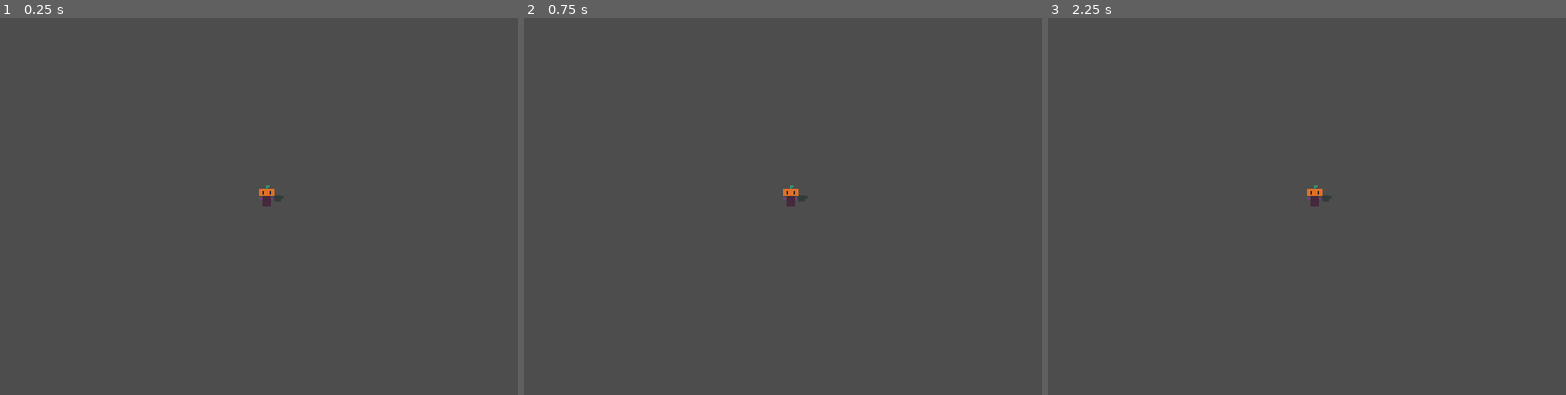
Above: before the commit, frames 1-3 (left to right).
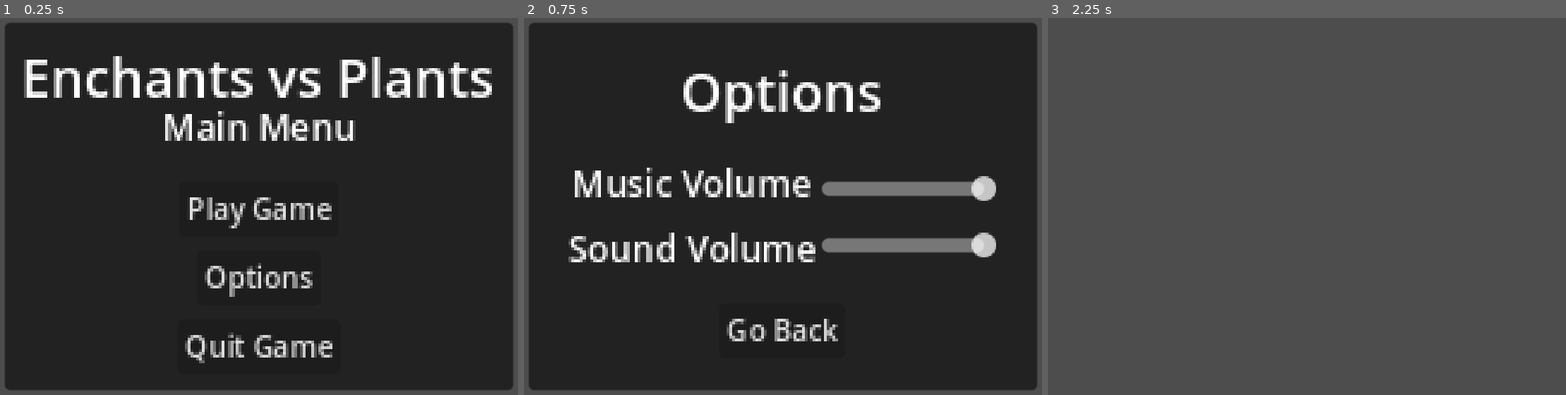
Above: after the commit, the same moments.

Repository: FloweryAndy/Enchants-vs-Plants
Game: Godot game, scene res://main.tscn
Same seed, same stepped clock (60 frames per second), same inputs: the game is played once before the commit and once after it.
Inputs (mouse positions are in pixels of both pictures, inside the frame that each line leads up to):
- Up to frame 1 (0.25 s): no input
- Up to frame 2 (0.75 s): click (783, 278) at 0.5 s, where only the run after the commit has a clickable "Options"
- Up to frame 3 (2.25 s): click (1307, 330) at 1.25 s, where only the run after the commit has a clickable "Go Back"; click (1307, 210) at 2 s, where only the run after the commit has a clickable "Play Game"

The runs differ from the first frame. In frame 1, 94% of the frame differs, in the area x 0-100%, y 1-99%; in frame 2, 94%; in frame 3, 0.1%.

Commit message:
Finished main_menu.gd

Diff:
--- a/Objects/Character/player.tscn
+++ b/Objects/Character/player.tscn
@@ -1,9 +1,8 @@
-[gd_scene load_steps=6 format=3 uid="uid://uyvhu153r61e"]
+[gd_scene load_steps=5 format=3 uid="uid://uyvhu153r61e"]
 
 [ext_resource type="Texture2D" uid="uid://dox8j4w6psj6r" path="res://Art/Sprite16/player.png" id="1_76i8o"]
 [ext_resource type="Script" path="res://Objects/Character/player.gd" id="1_ftvi2"]
 [ext_resource type="PackedScene" uid="uid://c161anki8ua2t" path="res://Objects/Character/watering_can.tscn" id="2_bxkwo"]
-[ext_resource type="Script" path="res://Objects/Character/watering_can.gd" id="3_1h52i"]
 
 [sub_resource type="RectangleShape2D" id="RectangleShape2D_j4ch1"]
 size = Vector2(5, 6)
@@ -20,4 +19,3 @@
 shape = SubResource("RectangleShape2D_j4ch1")
 
 [node name="WateringCan" parent="." instance=ExtResource("2_bxkwo")]
-script = ExtResource("3_1h52i")
--- a/Objects/Character/watering_can.tscn
+++ b/Objects/Character/watering_can.tscn
@@ -34,6 +34,7 @@
 
 [node name="Sprite2D" type="Sprite2D" parent="."]
 position = Vector2(-6, -1)
+rotation = 0.11542
 scale = Vector2(0.5, 0.5)
 texture = ExtResource("1_t07n3")
 offset = Vector2(6, 0)
--- /dev/null
+++ b/Resource/bus_layout.tres
@@ -0,0 +1,15 @@
+[gd_resource type="AudioBusLayout" format=3 uid="uid://cn055rdj0ps8m"]
+
+[resource]
+bus/1/name = &"Music"
+bus/1/solo = false
+bus/1/mute = false
+bus/1/bypass_fx = false
+bus/1/volume_db = 0.0
+bus/1/send = &"Master"
+bus/2/name = &"Sound"
+bus/2/solo = false
+bus/2/mute = false
+bus/2/bypass_fx = false
+bus/2/volume_db = 0.0
+bus/2/send = &"Master"
--- a/UI/main_menu.gd
+++ b/UI/main_menu.gd
@@ -1 +1,29 @@
 extends Control
+
+@onready var main_menu_music = $MainMenuMusic
+@onready var tab_container = $"MarginContainer/PanelContainer/TabContainer"
+
+func start_game():
+	visible = false
+	$"..".process_mode = Node.PROCESS_MODE_INHERIT
+
+func exit_game():
+	get_tree().quit()
+
+func _on_sound_volume_slider_value_changed(value:float):
+	AudioServer.set_bus_volume_db(2, value)
+
+func _on_music_volume_slider_value_changed(value:float):
+	AudioServer.set_bus_volume_db(1, value)
+
+func _on_quit_game_button_pressed():
+	exit_game()
+
+func _on_options_button_pressed():
+	tab_container.current_tab = 1
+
+func _on_play_game_button_pressed():
+	start_game()
+
+func _on_back_button_pressed():
+	tab_container.current_tab = 0
--- a/UI/main_menu.tscn
+++ b/UI/main_menu.tscn
@@ -2,9 +2,138 @@
 
 [ext_resource type="Script" path="res://UI/main_menu.gd" id="1_oymer"]
 
-[node name="Main Menu" type="Control"]
+[node name="MainMenu" type="Control"]
+process_mode = 2
 layout_mode = 3
-anchors_preset = 0
-offset_right = 40.0
-offset_bottom = 40.0
+anchors_preset = 15
+anchor_right = 1.0
+anchor_bottom = 1.0
+offset_right = -960.0
+offset_bottom = -720.0
+grow_horizontal = 2
+grow_vertical = 2
 script = ExtResource("1_oymer")
+
+[node name="MainMenuMusic" type="AudioStreamPlayer" parent="."]
+
+[node name="MarginContainer" type="MarginContainer" parent="."]
+layout_mode = 1
+anchors_preset = 15
+anchor_right = 1.0
+anchor_bottom = 1.0
+grow_horizontal = 2
+grow_vertical = 2
+theme_override_constants/margin_left = 16
+theme_override_constants/margin_top = 16
+theme_override_constants/margin_right = 16
+theme_override_constants/margin_bottom = 16
+
+[node name="PanelContainer" type="PanelContainer" parent="MarginContainer"]
+layout_mode = 2
+
+[node name="TabContainer" type="TabContainer" parent="MarginContainer/PanelContainer"]
+layout_mode = 2
+tabs_visible = false
+
+[node name="Main" type="VBoxContainer" parent="MarginContainer/PanelContainer/TabContainer"]
+layout_mode = 2
+theme_override_constants/separation = 16
+alignment = 1
+
+[node name="VBoxContainer" type="VBoxContainer" parent="MarginContainer/PanelContainer/TabContainer/Main"]
+layout_mode = 2
+theme_override_constants/separation = -8
+alignment = 1
+
+[node name="Title" type="Label" parent="MarginContainer/PanelContainer/TabContainer/Main/VBoxContainer"]
+layout_mode = 2
+theme_override_font_sizes/font_size = 30
+text = "Enchants vs Plants"
+horizontal_alignment = 1
+
+[node name="Subtitle" type="Label" parent="MarginContainer/PanelContainer/TabContainer/Main/VBoxContainer"]
+layout_mode = 2
+theme_override_font_sizes/font_size = 20
+text = "Main Menu"
+horizontal_alignment = 1
+
+[node name="VBoxContainer2" type="VBoxContainer" parent="MarginContainer/PanelContainer/TabContainer/Main"]
+layout_mode = 2
+theme_override_constants/separation = 8
+
+[node name="PlayGameButton" type="Button" parent="MarginContainer/PanelContainer/TabContainer/Main/VBoxContainer2"]
+layout_mode = 2
+size_flags_horizontal = 4
+text = "Play Game"
+
+[node name="OptionsButton" type="Button" parent="MarginContainer/PanelContainer/TabContainer/Main/VBoxContainer2"]
+layout_mode = 2
+size_flags_horizontal = 4
+text = "Options"
+
+[node name="QuitGameButton" type="Button" parent="MarginContainer/PanelContainer/TabContainer/Main/VBoxContainer2"]
+layout_mode = 2
+size_flags_horizontal = 4
+text = "Quit Game"
+
+[node name="Options" type="VBoxContainer" parent="MarginContainer/PanelContainer/TabContainer"]
+visible = false
+layout_mode = 2
+theme_override_constants/separation = 16
+alignment = 1
+
+[node name="Title" type="Label" parent="MarginContainer/PanelContainer/TabContainer/Options"]
+layout_mode = 2
+theme_override_font_sizes/font_size = 30
+text = "Options"
+horizontal_alignment = 1
+
+[node name="HBoxContainer" type="HBoxContainer" parent="MarginContainer/PanelContainer/TabContainer/Options"]
+layout_mode = 2
+alignment = 1
+
+[node name="VBoxContainer" type="VBoxContainer" parent="MarginContainer/PanelContainer/TabContainer/Options/HBoxContainer"]
+layout_mode = 2
+theme_override_constants/separation = 8
+alignment = 1
+
+[node name="MusicVolumeLabel" type="Label" parent="MarginContainer/PanelContainer/TabContainer/Options/HBoxContainer/VBoxContainer"]
+layout_mode = 2
+size_flags_horizontal = 4
+theme_override_font_sizes/font_size = 20
+text = "Music Volume"
+
+[node name="SoundVolumeLabel" type="Label" parent="MarginContainer/PanelContainer/TabContainer/Options/HBoxContainer/VBoxContainer"]
+layout_mode = 2
+size_flags_horizontal = 4
+theme_override_font_sizes/font_size = 20
+text = "Sound Volume"
+
+[node name="VBoxContainer2" type="VBoxContainer" parent="MarginContainer/PanelContainer/TabContainer/Options/HBoxContainer"]
+layout_mode = 2
+theme_override_constants/separation = 16
+alignment = 1
+
+[node name="MusicVolumeSlider" type="HSlider" parent="MarginContainer/PanelContainer/TabContainer/Options/HBoxContainer/VBoxContainer2"]
+custom_minimum_size = Vector2(100, 0)
+layout_mode = 2
+min_value = -100.0
+max_value = 0.0
+
+[node name="SoundVolumeSlider" type="HSlider" parent="MarginContainer/PanelContainer/TabContainer/Options/HBoxContainer/VBoxContainer2"]
+custom_minimum_size = Vector2(100, 0)
+layout_mode = 2
+min_value = -100.0
+max_value = 0.0
+
+[node name="BackButton" type="Button" parent="MarginContainer/PanelContainer/TabContainer/Options"]
+layout_mode = 2
+size_flags_horizontal = 4
+text = "Go Back"
+
+[connection signal="pressed" from="MarginContainer/PanelContainer/TabContainer/Main/VBoxContainer2/PlayGameButton" to="." method="_on_play_game_button_pressed"]
+[connection signal="pressed" from="MarginContainer/PanelContainer/TabContainer/Main/VBoxContainer2/OptionsButton" to="." method="_on_options_button_pressed"]
+[connection signal="pressed" from="MarginContainer/PanelContainer/TabContainer/Main/VBoxContainer2/QuitGameButton" to="." method="_on_quit_game_button_pressed"]
+[connection signal="value_changed" from="MarginContainer/PanelContainer/TabContainer/Options/HBoxContainer/VBoxContainer2/MusicVolumeSlider" to="." method="_on_music_volume_slider_value_changed"]
+[connection signal="value_changed" from="MarginContainer/PanelContainer/TabContainer/Options/HBoxContainer/VBoxContainer2/SoundVolumeSlider" to="." method="_on_sound_volume_slider_value_changed"]
+[connection signal="pressed" from="MarginContainer/PanelContainer/TabContainer/Options/BackButton" to="." method="_on_back_button_pressed"]
--- /dev/null
+++ b/default_bus_layout.tres
@@ -0,0 +1,15 @@
+[gd_resource type="AudioBusLayout" format=3 uid="uid://cif211j4bvmst"]
+
+[resource]
+bus/1/name = &"Music"
+bus/1/solo = false
+bus/1/mute = false
+bus/1/bypass_fx = false
+bus/1/volume_db = 0.0
+bus/1/send = &"Master"
+bus/2/name = &"Sound"
+bus/2/solo = false
+bus/2/mute = false
+bus/2/bypass_fx = false
+bus/2/volume_db = 0.0
+bus/2/send = &"Master"
--- a/main.gd
+++ b/main.gd
@@ -1 +1,5 @@
 extends Node
+
+func _input(event):
+	if event.is_action_pressed("escape"):
+		$MainMenu.visible = true
--- a/main.tscn
+++ b/main.tscn
@@ -1,19 +1,18 @@
-[gd_scene load_steps=9 format=3 uid="uid://bw2ae3ab86c"]
+[gd_scene load_steps=6 format=3 uid="uid://bw2ae3ab86c"]
 
 [ext_resource type="Script" path="res://main.gd" id="1_b7y4t"]
 [ext_resource type="PackedScene" uid="uid://uyvhu153r61e" path="res://Objects/Character/player.tscn" id="2_r5syk"]
-[ext_resource type="Script" path="res://Objects/Character/player.gd" id="3_pdwoy"]
 [ext_resource type="PackedScene" uid="uid://behsc24kphsls" path="res://UI/gui.tscn" id="4_12yqc"]
-[ext_resource type="Script" path="res://UI/gui.gd" id="5_u1s21"]
 [ext_resource type="PackedScene" uid="uid://cgcjn564k64cg" path="res://UI/main_menu.tscn" id="6_yti0h"]
-[ext_resource type="Script" path="res://UI/main_menu.gd" id="7_uip7d"]
 
 [sub_resource type="TileSet" id="TileSet_ow2yv"]
 
 [node name="Main" type="Node"]
+process_mode = 4
 script = ExtResource("1_b7y4t")
 
 [node name="Camera2D" type="Camera2D" parent="."]
+offset = Vector2(160, 120)
 zoom = Vector2(4, 4)
 
 [node name="GameLevel" type="Node2D" parent="."]
@@ -23,10 +22,8 @@
 format = 2
 
 [node name="Player" parent="GameLevel" instance=ExtResource("2_r5syk")]
-script = ExtResource("3_pdwoy")
 
 [node name="GUI" parent="." instance=ExtResource("4_12yqc")]
-script = ExtResource("5_u1s21")
 
-[node name="Main Menu" parent="." instance=ExtResource("6_yti0h")]
-script = ExtResource("7_uip7d")
+[node name="MainMenu" parent="." instance=ExtResource("6_yti0h")]
+process_mode = 3
--- a/project.godot
+++ b/project.godot
@@ -13,6 +13,7 @@
 config/name="Enchants vs Plants"
 run/main_scene="res://main.tscn"
 config/features=PackedStringArray("4.1", "GL Compatibility")
+config/icon="res://Art/Sprite16/player.png"
 
 [display]
 
@@ -25,6 +26,45 @@
 
 theme/custom="res://Resource/theme.tres"
 
+[input]
+
+up={
+"deadzone": 0.5,
+"events": [Object(InputEventKey,"resource_local_to_scene":false,"resource_name":"","device":-1,"window_id":0,"alt_pressed":false,"shift_pressed":false,"ctrl_pressed":false,"meta_pressed":false,"pressed":false,"keycode":0,"physical_keycode":87,"key_label":0,"unicode":119,"echo":false,"script":null)
+, Object(InputEventKey,"resource_local_to_scene":false,"resource_name":"","device":-1,"window_id":0,"alt_pressed":false,"shift_pressed":false,"ctrl_pressed":false,"meta_pressed":false,"pressed":false,"keycode":0,"physical_keycode":4194320,"key_label":0,"unicode":0,"echo":false,"script":null)
+]
+}
+left={
+"deadzone": 0.5,
+"events": [Object(InputEventKey,"resource_local_to_scene":false,"resource_name":"","device":-1,"window_id":0,"alt_pressed":false,"shift_pressed":false,"ctrl_pressed":false,"meta_pressed":false,"pressed":false,"keycode":0,"physical_keycode":65,"key_label":0,"unicode":97,"echo":false,"script":null)
+, Object(InputEventKey,"resource_local_to_scene":false,"resource_name":"","device":-1,"window_id":0,"alt_pressed":false,"shift_pressed":false,"ctrl_pressed":false,"meta_pressed":false,"pressed":false,"keycode":0,"physical_keycode":4194319,"key_label":0,"unicode":0,"echo":false,"script":null)
+]
+}
+down={
+"deadzone": 0.5,
+"events": [Object(InputEventKey,"resource_local_to_scene":false,"resource_name":"","device":-1,"window_id":0,"alt_pressed":false,"shift_pressed":false,"ctrl_pressed":false,"meta_pressed":false,"pressed":false,"keycode":0,"physical_keycode":83,"key_label":0,"unicode":115,"echo":false,"script":null)
+, Object(InputEventKey,"resource_local_to_scene":false,"resource_name":"","device":-1,"window_id":0,"alt_pressed":false,"shift_pressed":false,"ctrl_pressed":false,"meta_pressed":false,"pressed":false,"keycode":0,"physical_keycode":4194322,"key_label":0,"unicode":0,"echo":false,"script":null)
+]
+}
+right={
+"deadzone": 0.5,
+"events": [Object(InputEventKey,"resource_local_to_scene":false,"resource_name":"","device":-1,"window_id":0,"alt_pressed":false,"shift_pressed":false,"ctrl_pressed":false,"meta_pressed":false,"pressed":false,"keycode":0,"physical_keycode":68,"key_label":0,"unicode":100,"echo":false,"script":null)
+, Object(InputEventKey,"resource_local_to_scene":false,"resource_name":"","device":-1,"window_id":0,"alt_pressed":false,"shift_pressed":false,"ctrl_pressed":false,"meta_pressed":false,"pressed":false,"keycode":0,"physical_keycode":4194321,"key_label":0,"unicode":0,"echo":false,"script":null)
+]
+}
+interact={
+"deadzone": 0.5,
+"events": [Object(InputEventKey,"resource_local_to_scene":false,"resource_name":"","device":-1,"window_id":0,"alt_pressed":false,"shift_pressed":false,"ctrl_pressed":false,"meta_pressed":false,"pressed":false,"keycode":0,"physical_keycode":69,"key_label":0,"unicode":101,"echo":false,"script":null)
+, Object(InputEventKey,"resource_local_to_scene":false,"resource_name":"","device":-1,"window_id":0,"alt_pressed":false,"shift_pressed":false,"ctrl_pressed":false,"meta_pressed":false,"pressed":false,"keycode":0,"physical_keycode":88,"key_label":0,"unicode":120,"echo":false,"script":null)
+, Object(InputEventKey,"resource_local_to_scene":false,"resource_name":"","device":-1,"window_id":0,"alt_pressed":false,"shift_pressed":false,"ctrl_pressed":false,"meta_pressed":false,"pressed":false,"keycode":0,"physical_keycode":4194309,"key_label":0,"unicode":0,"echo":false,"script":null)
+]
+}
+escape={
+"deadzone": 0.5,
+"events": [Object(InputEventKey,"resource_local_to_scene":false,"resource_name":"","device":-1,"window_id":0,"alt_pressed":false,"shift_pressed":false,"ctrl_pressed":false,"meta_pressed":false,"pressed":false,"keycode":0,"physical_keycode":4194305,"key_label":0,"unicode":0,"echo":false,"script":null)
+]
+}
+
 [rendering]
 
 textures/canvas_textures/default_texture_filter=3
